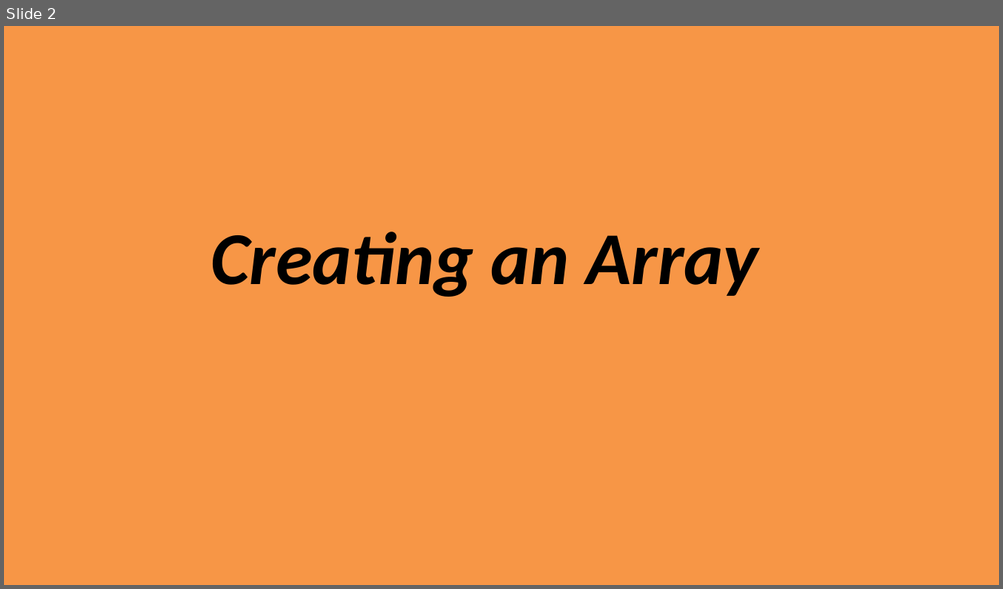
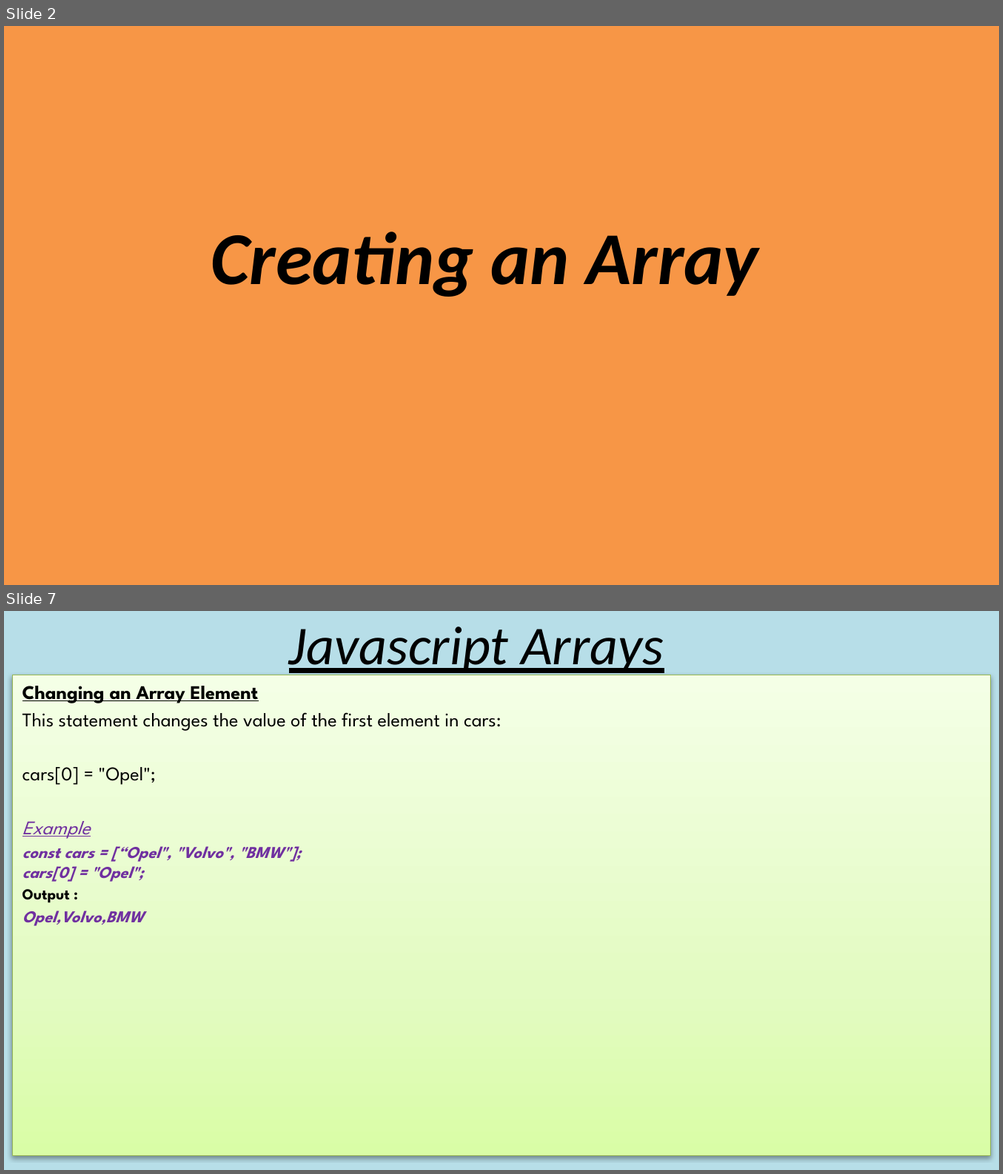
Before and after one commit to triple93r/Javascript_Arrays, a slide deck: JavascriptArrays.pptx. Shown one above the other, each under a label of ours: slide 2 before the commit, slides 2 and 7 after it; the slides between them are not shown. The pictures are 1003x589 and 1003x1174 pixels, drawn with LibreOffice and Linux fonts; fonts in the diff are those of the drawing. Boxes give left, top, right and bottom in pixels: in the first picture for what was removed or moved away, otherwise in the second. Text is boxed around its words. In the diff, an @@ line names an element or a change of style, - is before the commit and + after.

```diff
--- a/JavascriptArrays.pptx
+++ b/JavascriptArrays.pptx
@@ slide 7 added at [4,611,999,1170], background #B7DEE8 @@
@@ title added at [289,627,663,678], 39.6 pt, text #000000, italic, underline @@
+Javascript Arrays
@@ subtitle added at [12,675,990,1156], fill gradient #DAFDA7 to #E4FCC2 to #F5FFE7, outline #98B955 0.75 pt, 14 pt, text #000000, bold @@
+Changing an Array Element
+This statement changes the value of the first element in cars:
+cars[0] = "Opel";
+Example
+const cars = [“Opel", "Volvo", "BMW"];
+cars[0] = "Opel";
+Output :
+Opel,Volvo,BMW
```
Also in this commit, not shown: 2 slides changed, 22 other slides added.
